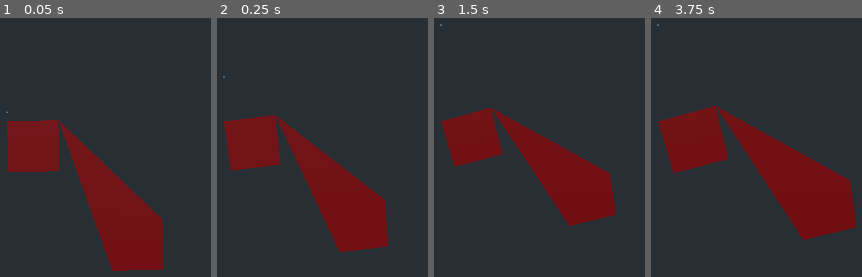
Above: before the commit, frames 1-4 (left to right).
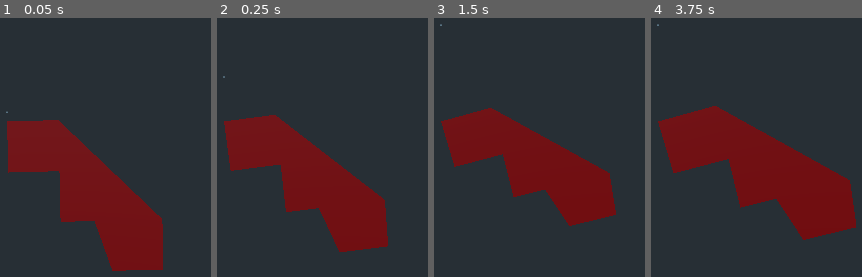
Above: after the commit, the same moments.

Repository: nestorac/earth
Game: Godot game, scene res://Globe.tscn
The game is run twice, just before and just after one commit, with the same random seed, the same clock (stepped at 60 frames per second) and the same inputs.
Inputs (mouse positions are in pixels of both pictures, inside the frame that each line leads up to):
- Up to frame 1 (0.05 s): no input
- Up to frame 2 (0.25 s): no input
- Up to frame 3 (1.5 s): move the mouse to (617, 98) at 0.52 s; hold W (set_forest) 0.53-1.28 s; tap Enter at 1.25 s; move the mouse to (outside the picture) at 1.27 s; tap E (set_land) at 1.35 s
- Up to frame 4 (3.75 s): tap Space (spawn_cells) at 2, 2.85, 3.5 s; move the mouse to (737, 18) at 2.02 s; hold Q (set_sea) 2.03-2.78 s; tap Enter at 2.75 s; move the mouse to (outside the picture) at 2.77 s; move the mouse to (outside the picture) at 3.52 s; hold Mouse wheel down (zoom_in) from 3.53 s (still down)

The runs differ from the first frame. In frame 1, 3.2% of the frame differs, in the area x 27-45%, y 39-79%; in frame 2, 3.0%; in frame 3, 2.8%; in frame 4, 3.6%, in the area x 30-60%, y 34-74%.
Error in both runs: Attempt to call function 'get_surface_material' in base 'null instance' on a null instance. (res://Scripts/hexagon.gd:7)

Commit message:
Now 3 squares.

Diff:
--- a/Scripts/MeshOfSquares.gd
+++ b/Scripts/MeshOfSquares.gd
@@ -12,6 +12,11 @@
 	squares[0].play()
 
 	squares.append(square)
-	squares[1].set_offset(2,2)
+	squares[1].set_offset(1,1)
 	squares[1].init()
 	squares[1].play()
+
+	squares.append(square)
+	squares[2].set_offset(2,2)
+	squares[2].init()
+	squares[2].play()
